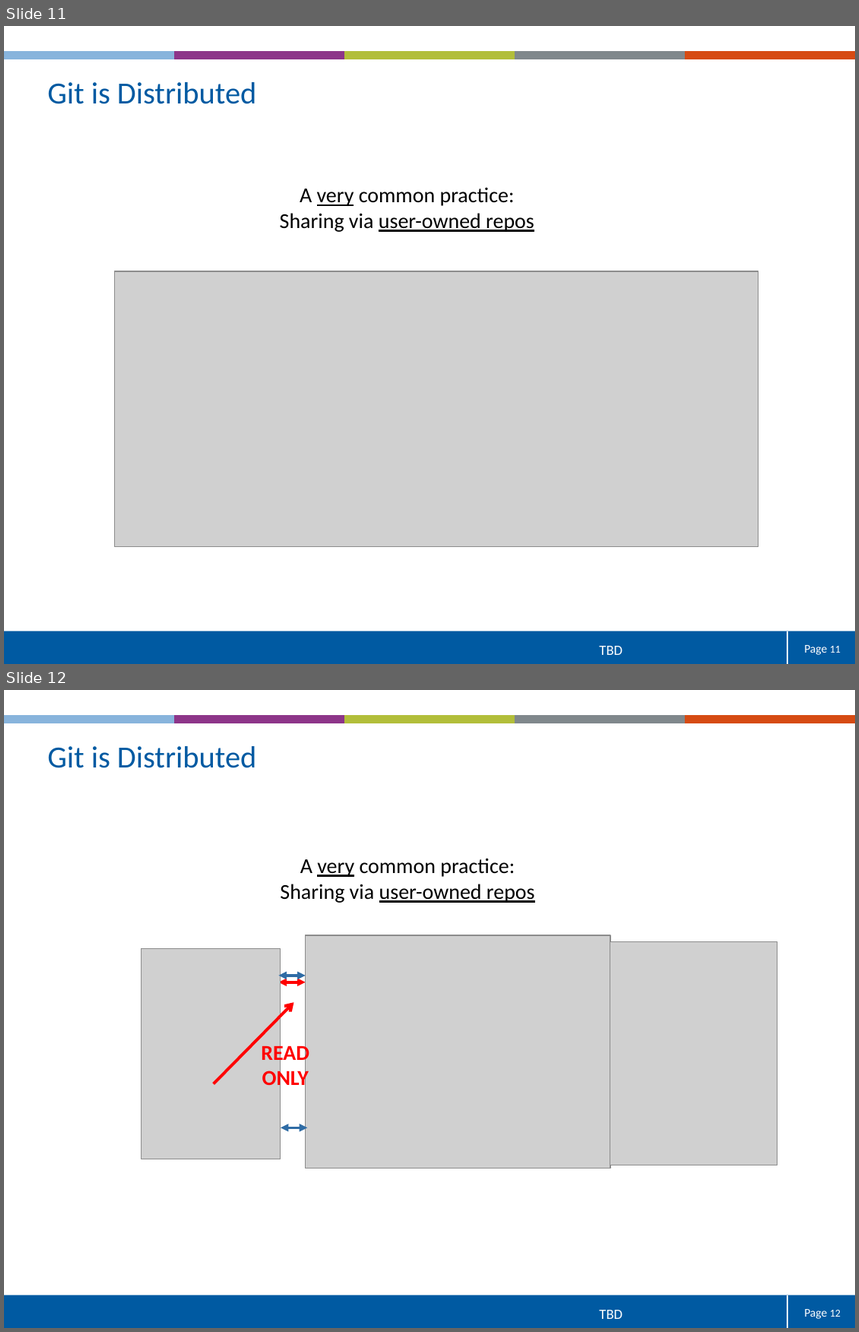
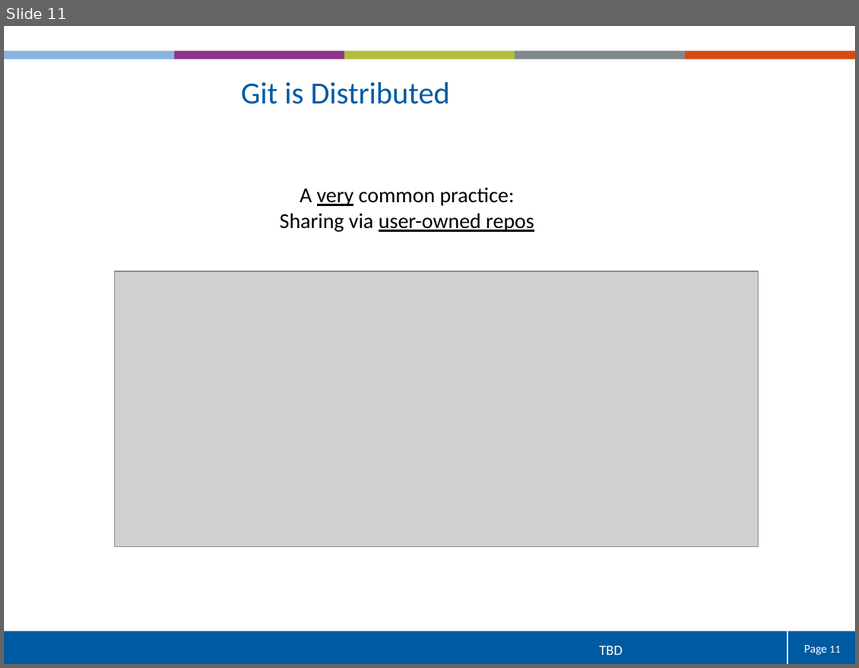
Before and after one commit to tpaskap/GITDOC, a slide deck: ppt/FR_Formation_GIT.pptx. Shown one above the other, each under a label of ours: slides 11 and 12 before the commit, slide 11 after it. The pictures are 859x1332 and 859x668 pixels, drawn with LibreOffice and Linux fonts; fonts in the diff are those of the drawing; grey boxes stand for pictures; background and template pictures are left out. Boxes give left, top, right and bottom in pixels: in the first picture for what was removed or moved away, otherwise in the second. Text is boxed around its words. In the diff, an @@ line names an element or a change of style, - is before the commit and + after.

```diff
--- a/ppt/FR_Formation_GIT.pptx
+++ b/ppt/FR_Formation_GIT.pptx
@@ slide 12 removed at [4, 690, 855, 1328], background #FFFFFF; not listed: 9 template elements that a slide beside it also shows @@
@@ title removed at [47, 746, 256, 768] @@
-Git is Distributed
@@ text removed at [280, 858, 535, 903] @@
-A very common practice:
-Sharing via user-owned repos
@@ picture removed at [305, 935, 610, 1168] @@
@@ picture removed at [141, 948, 281, 1159] @@
@@ picture removed at [610, 942, 778, 1165] @@
@@ double arrow removed from (279, 983) to (305, 983) @@
@@ double arrow removed from (279, 976) to (305, 976) @@
@@ arrow removed from (214, 1084) to (294, 1002) @@
@@ text removed at [134, 1019, 241, 1053] @@
-RD/WR
@@ text removed at [261, 1043, 310, 1091] @@
-READ
-ONLY
@@ double arrow removed from (281, 1129) to (307, 1129) @@
@@ slide 11 changed as well @@
@@ text "Git is Distributed": place and size @@
-text "Git is Distributed" at [47, 82, 256, 104]
+text "Git is Distributed" at [241, 82, 450, 104]
@@ text "Git is Distributed" at [241, 82, 450, 104]: alignment left to centre @@
```
Also in this commit, not shown: 12 other slides changed, 4 slides added, 4 other slides removed.
